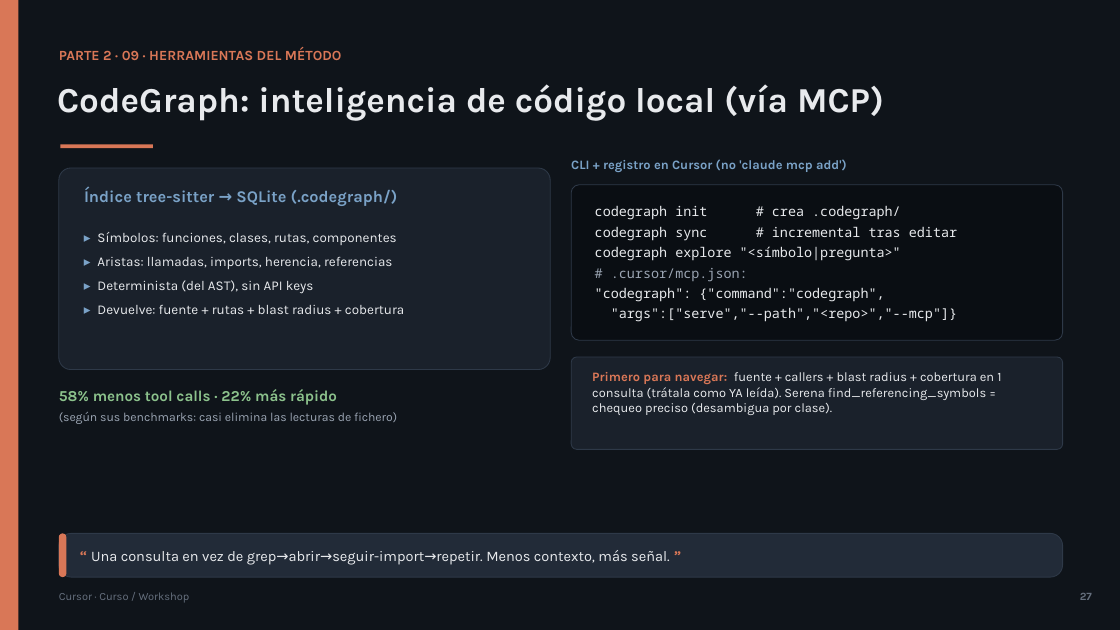
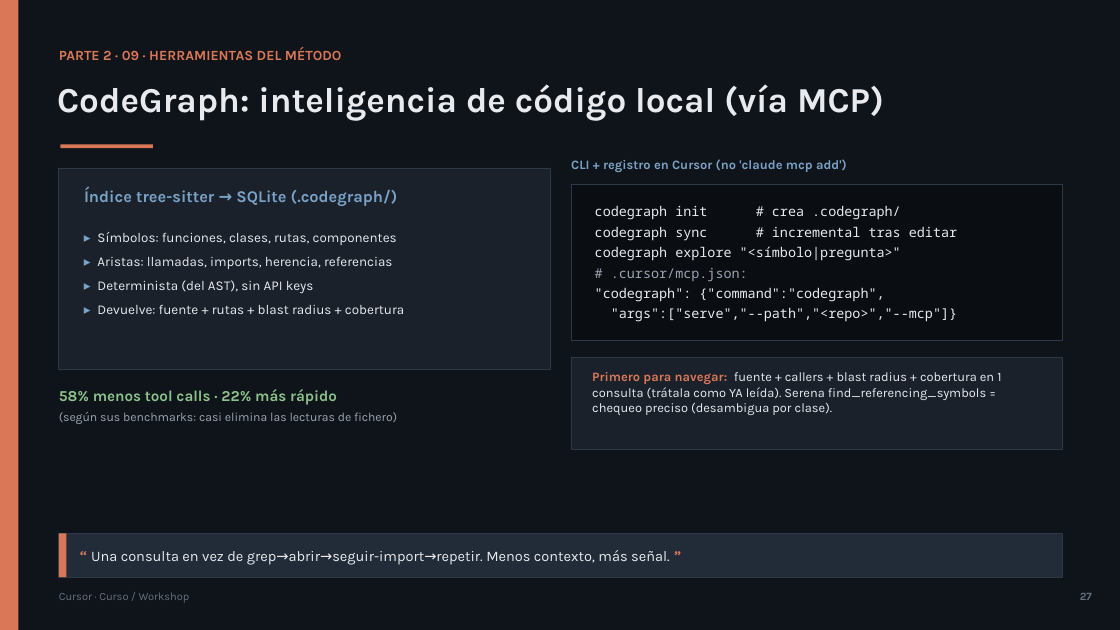
Before and after one commit to olonok69/cursor_code_ml_engineer, a slide deck: slide 27 of presentacion/Cursor_Presentacion.pptx. Drawn at 1120x630 pixels with LibreOffice and Linux fonts; fonts in the diff are those of the drawing. Boxes give left, top, right and bottom in pixels: in the first picture for what was removed or moved away, otherwise in the second. Text is boxed around its words. In the diff, an @@ line names an element or a change of style, - is before the commit and + after.

```diff
--- a/presentacion/Cursor_Presentacion.pptx
+++ b/presentacion/Cursor_Presentacion.pptx
@@ rounded rectangle to rectangle in 5 elements at (x1=59, y1=168, x2=550, y2=370), (x1=571, y1=185, x2=1063, y2=340), (x1=571, y1=357, x2=1063, y2=450), (x1=59, y1=534, x2=1063, y2=577), (x1=59, y1=534, x2=66, y2=577) @@
```
Also in this commit, not shown: 35 other slides changed, 8 other files.
